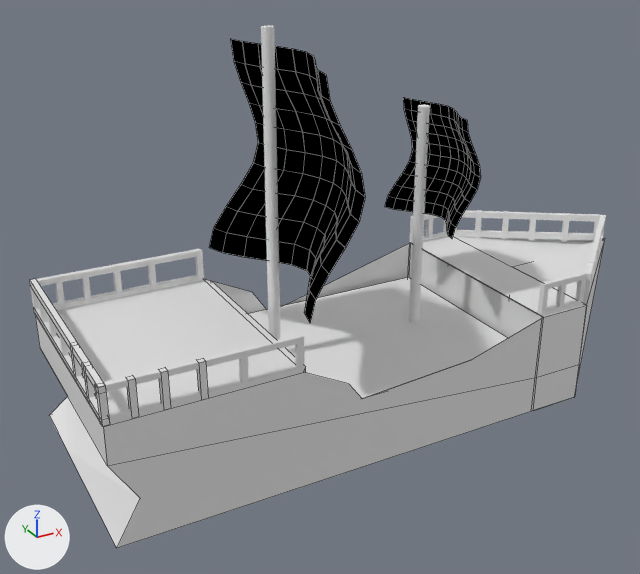
One commit to the Blender file Assets/Blender Models/wip-pirate-ship.blend: the scene before it, then after it.
Both versions are drawn from a 50 mm camera at (-7.3, -12.26, 7.37) aimed at (-0.6, -0.07, 1.28). The axes (+X, +Y, +Z) are drawn at lower left. The lights are the same throughout. Mesh edges are drawn as thin lines on the coarser meshes.

The first picture shows 'Bottom Rail', 'Bottom Rail.001', 'Bottom Rail.005', 'Bottom Rail.006', 'Cube', 'Cube.001', 'Front Mast', 'Rear Mast', 'Stern', 'Top Rail', 'Top Rail.001', 'Top Rail.002'.
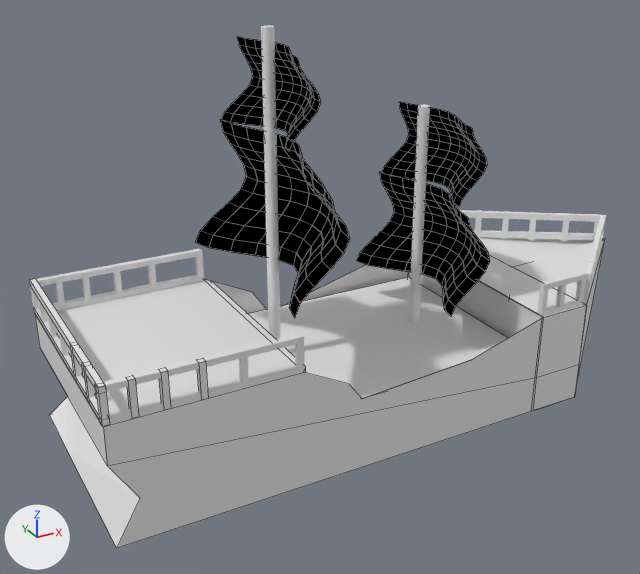
Commit message: wip pirate ship - update sails to be closer to concept

The change, as JSON lines over the scene's bpy script:
```json
{"op": "set", "path": "ob_cube.location", "old": "(-0.85, -0.08, 3.43)", "new": "(-1.1, -0.08, 2.84)"}
{"op": "set", "path": "ob_cube.scale", "old": "(0.0018, 1.8, 1.8)", "new": "(0.0018, 1.8, 1.07)"}
{"op": "set", "path": "ob_cube_001.location", "old": "(1.91, -0.05, 3.11)", "new": "(1.91, -0.05, 3.37)"}
{"op": "set", "path": "ob_cube_001.scale", "old": "(0.001, 1.0, 1.0)", "new": "(0.001, 1.14, 0.647)"}
{"op": "add", "block": "ob_cube_003", "code": ["ob_cube_003 = bpy.data.objects.new('Cube.003', me_cube_027.copy())  # the mesh of ob_cube", "ob_cube_003.location = (1.84, -0.08, 1.8)", "ob_cube_003.scale = (0.00146, 1.46, 0.866)"]}
{"op": "add", "block": "ob_cube_002", "code": ["ob_cube_002 = bpy.data.objects.new('Cube.002', me_cube_028.copy())  # the mesh of ob_cube_001", "ob_cube_002.location = (-1.25, -0.13, 4.72)", "ob_cube_002.scale = (0.001, 1.14, 0.647)"]}
```

Location of each change, [x1, y1, x2, y2] in pixels of the pictures (640 x 574 px):
```json
{"object": "Cube", "change": "moved, rescaled", "before": [209, 39, 365, 323], "after": [196, 119, 350, 318], "on screen": "30% shorter"}
{"object": "Cube.003", "change": "added", "after": [357, 171, 490, 316], "on screen": "black"}
{"object": "Cube.001", "change": "moved, rescaled", "before": [385, 97, 481, 239], "after": [382, 101, 487, 207], "on screen": "9% wider, 25% shorter"}
{"object": "Cube.002", "change": "added", "after": [222, 36, 320, 151], "on screen": "black"}
```
